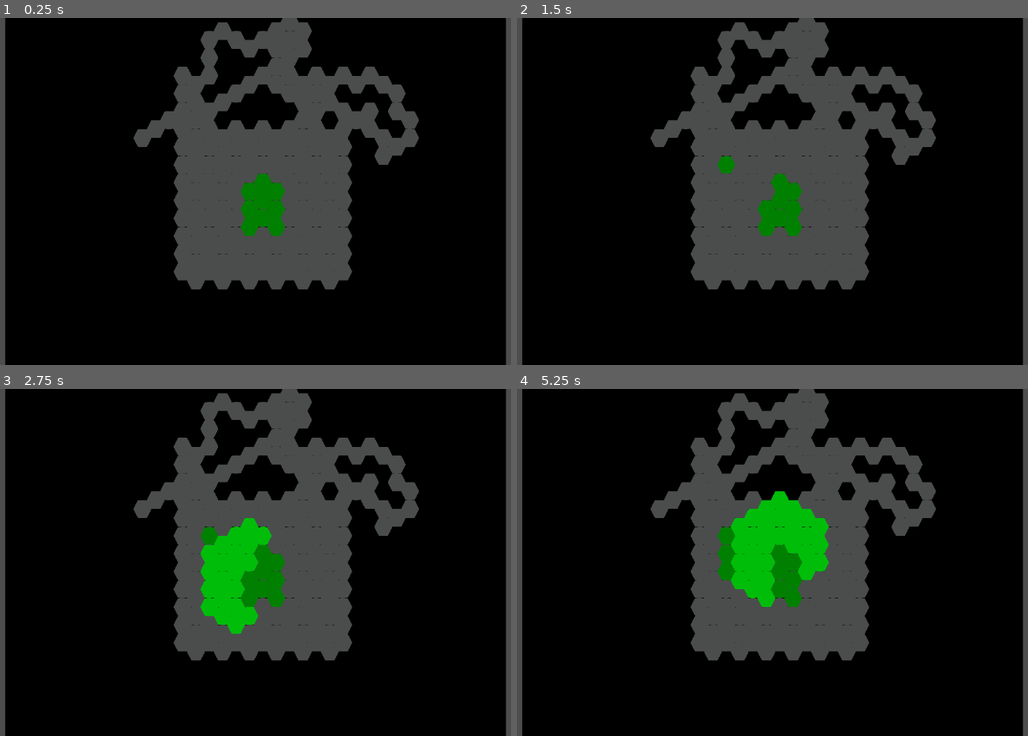
Above: before the commit, frames 1-4 (two rows, left to right).
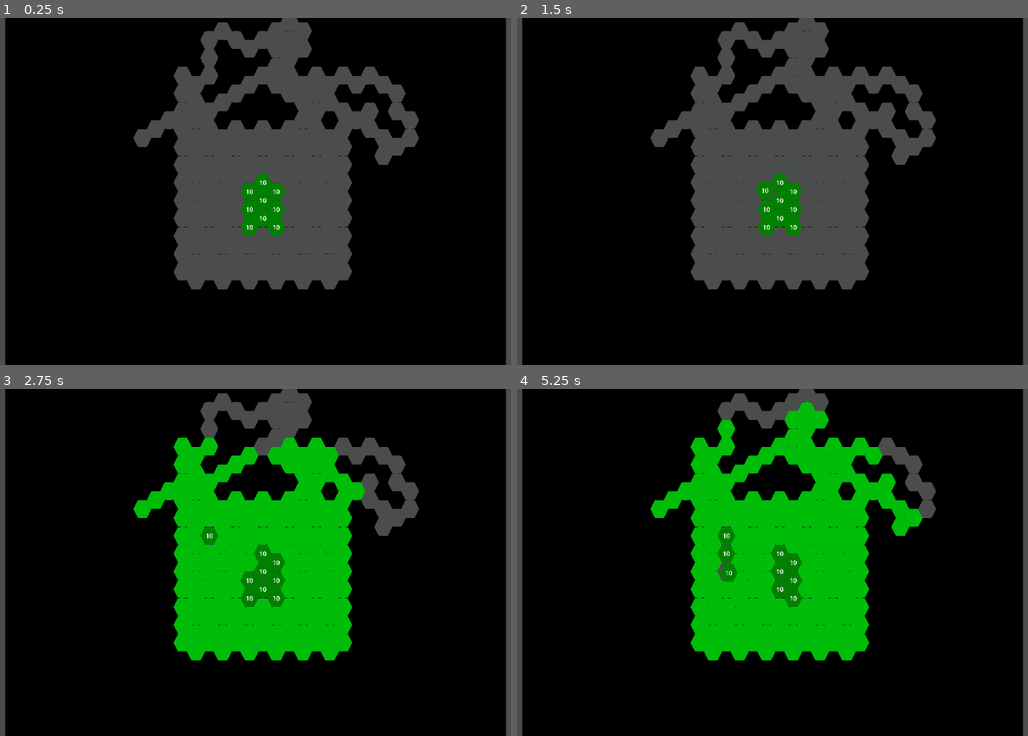
Above: after the commit, the same moments.

Repository: antoskaneet/HehaWar_Classic
Game: Godot game, scene res://scenes/Main.tscn
Same seed, same stepped clock (60 frames per second), same inputs: the game is played once before the commit and once after it.
Inputs (mouse positions are in pixels of both pictures, inside the frame that each line leads up to):
- Up to frame 1 (0.25 s): no input
- Up to frame 2 (1.5 s): tap Enter at 0.5 s; move the mouse to (767, 191) at 0.52 s; click (767, 191) at 0.67 s; tap Space at 1.25 s; move the mouse to (726, 163) at 1.27 s; click (726, 163) at 1.42 s
- Up to frame 3 (2.75 s): move the mouse to (250, 579) at 2.02 s; click (250, 579) at 2.17 s
- Up to frame 4 (5.25 s): tap Enter at 2.75 s; move the mouse to (726, 552) at 2.77 s; click (726, 552) at 2.92 s; move the mouse to (767, 597) at 3.52 s; click (767, 597) at 3.67 s; tap Space at 4.25 s; move the mouse to (726, 572) at 4.27 s; click (726, 572) at 4.42 s; move the mouse to (777, 552) at 5.02 s; click (777, 552) at 5.17 s

The runs differ from the first frame. In frame 1, 0.1% of the frame differs, in the area x 48-55%, y 46-62%; in frame 2, 0.4%; in frame 3, 16%; in frame 4, 17%, in the area x 26-80%, y 3-79%.

Commit message:
movementtween
lolz

Diff:
--- a/core/autoload/PathFinder.gd
+++ b/core/autoload/PathFinder.gd
@@ -64,6 +64,53 @@
 
 	return movement_area_mass
 
-func get_path_move(grass: Node):
-	#в процессе
-	return
+func get_path_move(unit: Node, grass: Node, grass_mass: Array) -> Array:
+	var start_pos = _tilemaplayer.local_to_map(unit.position)
+	var target_pos = _tilemaplayer.local_to_map(grass.position)
+
+	# Множество допустимых клеток (Vector2i)
+	var allowed_positions := {}
+	for cell in grass_mass:
+		var pos = _tilemaplayer.local_to_map(cell.position)
+		allowed_positions[pos] = true
+
+	# BFS
+	var queue := [start_pos]
+	var came_from := {}
+	came_from[start_pos] = null
+
+	while queue.size() > 0:
+		var current = queue.pop_front()
+
+		if current == target_pos:
+			break
+
+		for neighbor in get_neighbors(current):
+			# Можно ходить только по grass_mass или стартовой клетке
+			if !allowed_positions.has(neighbor) and neighbor != start_pos:
+				continue
+			if came_from.has(neighbor):
+				continue
+
+			came_from[neighbor] = current
+			queue.append(neighbor)
+
+	# Восстановление пути
+	var path := []
+	var cur = target_pos
+	while cur != null:
+		path.push_front(cur)
+		cur = came_from.get(cur, null)
+
+	# Убираем стартовую точку, если она есть
+	if path.size() > 0 and path[0] == start_pos:
+		path.remove_at(0)
+
+	# Переводим координаты в ноды grass
+	var path_nodes := []
+	for pos in path:
+		var grass_node = GridRegistry.get_hex(pos, "grass")
+		if grass_node:
+			path_nodes.append(grass_node)
+
+	return path_nodes
--- a/core/movementsystem/Movement.gd
+++ b/core/movementsystem/Movement.gd
@@ -10,9 +10,13 @@
 	for grass in grass_mass:
 		grass.un_activate()
 
-func move(_unit, grass, grass_mass):
-	var finish = grass.position
+func move(_unit, target_tile, grass_mass):
+	_unit.get_node("InputUnit").visible = false
+	var path = PathFinder.get_path_move(_unit, target_tile, grass_mass)
+	if path.is_empty():
+		return
+	_unit.get_node("MovementTween").move_along_path(path)
+
 	GridRegistry.unregistry(_unit, _unit.position)
 	remove_movement_area(grass_mass)
-	GridRegistry.registry(_unit, finish)
-	_unit.position = finish
+	GridRegistry.registry(_unit, target_tile.position)
--- a/scenes/tiles/units/Unit.tscn
+++ b/scenes/tiles/units/Unit.tscn
@@ -1,8 +1,11 @@
-[gd_scene load_steps=4 format=3 uid="uid://bkem22jg2cit2"]
+[gd_scene load_steps=6 format=3 uid="uid://bkem22jg2cit2"]
 
 [ext_resource type="Texture2D" uid="uid://ch1fi2fmbjafh" path="res://assets/testhexunit.png" id="1_fqlfb"]
 [ext_resource type="Script" uid="uid://c27pckw52uyqd" path="res://scripts/tiles/units/unit/Unit.gd" id="1_mie17"]
 [ext_resource type="Script" uid="uid://bpppd3otklih3" path="res://scripts/tiles/units/unit/UnitInput.gd" id="2_mie17"]
+[ext_resource type="Script" uid="uid://btlw16o5wius3" path="res://scripts/tiles/units/unit/MovementTween.gd" id="4_yrmk5"]
+
+[sub_resource type="SystemFont" id="SystemFont_yrmk5"]
 
 [node name="Unit" type="Node2D"]
 script = ExtResource("1_mie17")
@@ -16,4 +19,16 @@
 [node name="InputZone" type="CollisionPolygon2D" parent="InputUnit"]
 polygon = PackedVector2Array(-63, 122, -125, -1, -64, -122, 62, -123, 126, 1, 62, 123)
 
+[node name="MovementTween" type="Node" parent="."]
+script = ExtResource("4_yrmk5")
+
+[node name="Label" type="Label" parent="."]
+offset_left = -51.0
+offset_top = -62.0
+offset_right = 52.0
+offset_bottom = 62.0
+theme_override_fonts/font = SubResource("SystemFont_yrmk5")
+theme_override_font_sizes/font_size = 90
+text = "10"
+
 [connection signal="input_event" from="InputUnit" to="InputUnit" method="_on_hex_selected"]
--- /dev/null
+++ b/scripts/tiles/units/unit/MovementTween.gd
@@ -0,0 +1,20 @@
+extends Node
+
+var tween: Tween
+
+func move_along_path(path: Array, duration_per_cell := 0.3):
+	if tween:
+		tween.kill()
+
+	tween = get_tree().create_tween()
+	tween.set_trans(Tween.TRANS_SINE)
+	tween.set_ease(Tween.EASE_IN_OUT)
+
+	for grass_node in path:
+		tween.tween_property(owner, "position", grass_node.position, duration_per_cell)
+
+	tween.finished.connect(_on_tween_finished)
+
+
+func _on_tween_finished():
+	get_parent().get_node("InputUnit").visible = true
--- a/scripts/tiles/units/unit/Unit.gd
+++ b/scripts/tiles/units/unit/Unit.gd
@@ -13,7 +13,7 @@
 	UnitSelector.register_unit(self)
 	inputunit.unit_selected.connect(_on_hex_unit_selected)
 
-	data.radius = 3
+	data.radius = 10
 
 func _on_hex_unit_selected():
 	emit_signal("unit_selected", unit)
Not shown, added: scripts/tiles/units/unit/MovementTween.gd.uid
